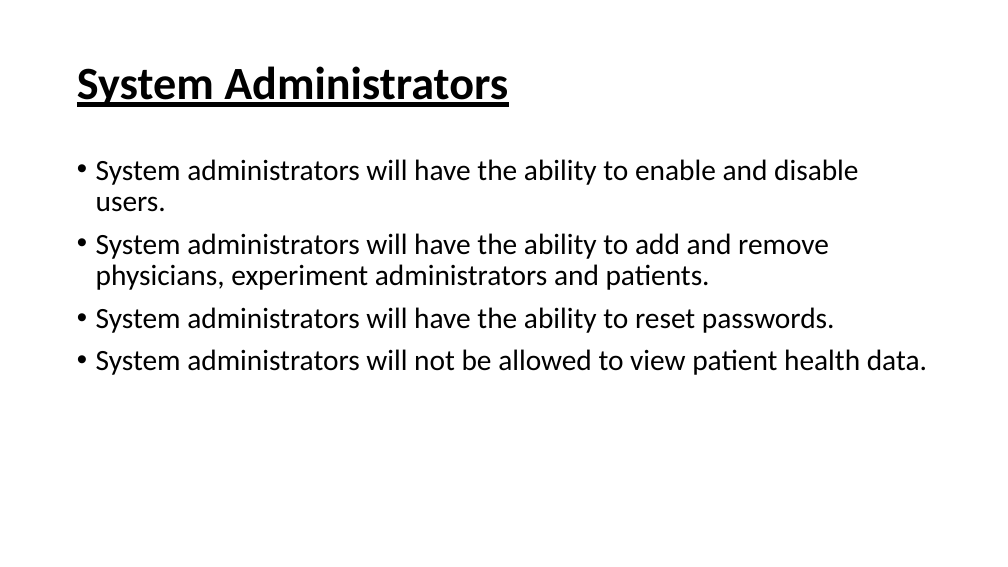
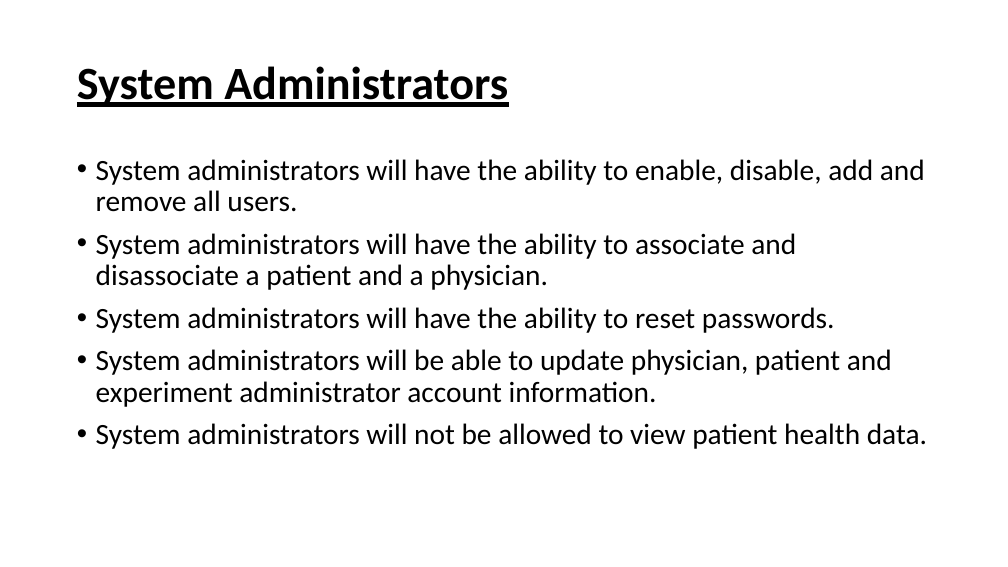
Before and after one commit to trwq63/med656, a slide deck: slide 6 of Misc/Presentation_-_User_Roles.pptx. Drawn at 1008x567 pixels with LibreOffice and Linux fonts; fonts in the diff are those of the drawing. Boxes give left, top, right and bottom in pixels: in the first picture for what was removed or moved away, otherwise in the second. Text is boxed around its words. In the diff, an @@ line names an element or a change of style, - is before the commit and + after.

```diff
--- a/Misc/Presentation_-_User_Roles.pptx
+++ b/Misc/Presentation_-_User_Roles.pptx
@@ text at [96,159,925,290]: text changed @@
-• System administrators will have the ability to enable and disable users.
-• System administrators will have the ability to add and remove physicians, experiment administrators and patients.
+• System administrators will have the ability to enable, disable, add and remove all users.
+• System administrators will have the ability to associate and disassociate a patient and a physician.
@@ text at [96,349,892,407]: paragraph added @@
+• System administrators will be able to update physician, patient and experiment administrator account information.
```
Also in this commit, not shown: 1 other slide changed, 4 slides added.
